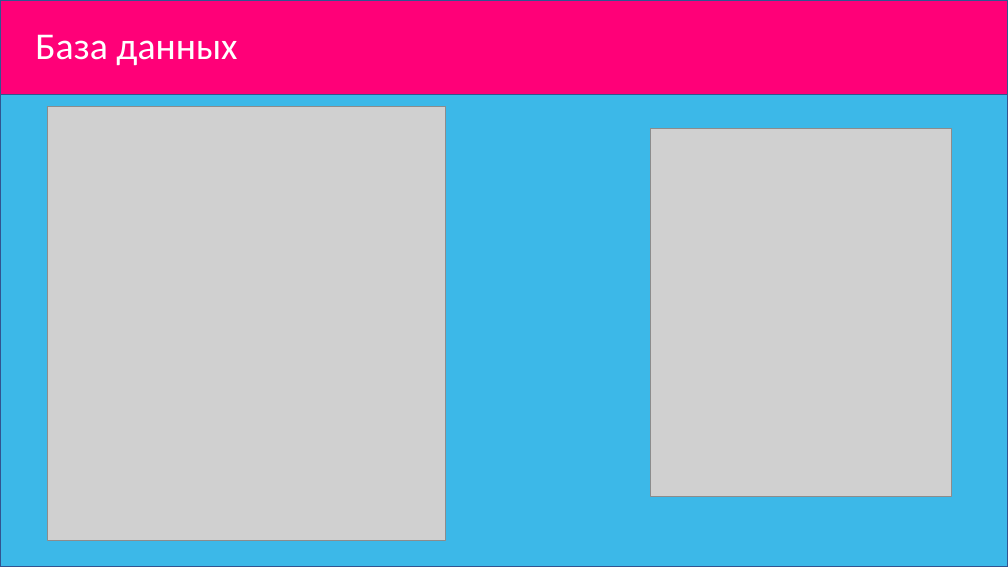
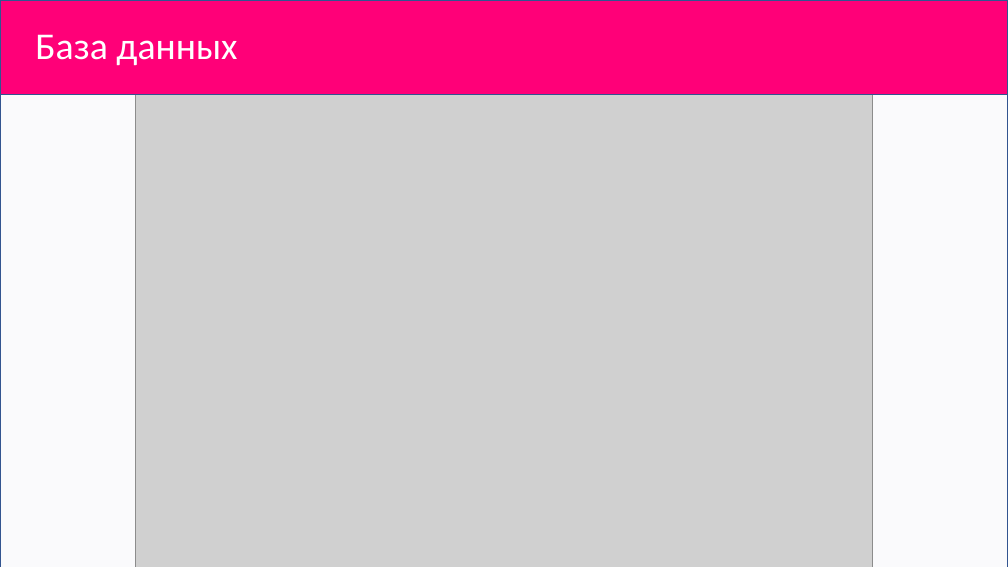
Before and after one commit to KochetkovAlEX/VideoTime, a slide deck: slide 8 of VideoTime.pptx (slide 9 before the commit). Drawn at 1008x567 pixels with LibreOffice and Linux fonts; fonts in the diff are those of the drawing; grey boxes stand for pictures. Boxes give left, top, right and bottom in pixels: in the first picture for what was removed or moved away, otherwise in the second. Text is boxed around its words. In the diff, an @@ line names an element or a change of style, - is before the commit and + after.

```diff
--- a/VideoTime.pptx
+++ b/VideoTime.pptx
@@ rectangle added at (x1=0, y1=82, x2=147, y2=567), fill #FAFAFC, outline #325491 1 pt @@
@@ rectangle added at (x1=867, y1=70, x2=1008, y2=567), fill #FAFAFC, outline #325491 1 pt @@
@@ rectangle removed at (x1=0, y1=95, x2=1008, y2=567) @@
@@ picture removed at (x1=48, y1=107, x2=446, y2=541) @@
@@ picture added at (x1=136, y1=95, x2=873, y2=567) @@
@@ picture removed at (x1=651, y1=129, x2=951, y2=496) @@
```
Also in this commit, not shown: 3 other slides changed, 1 slide removed.
